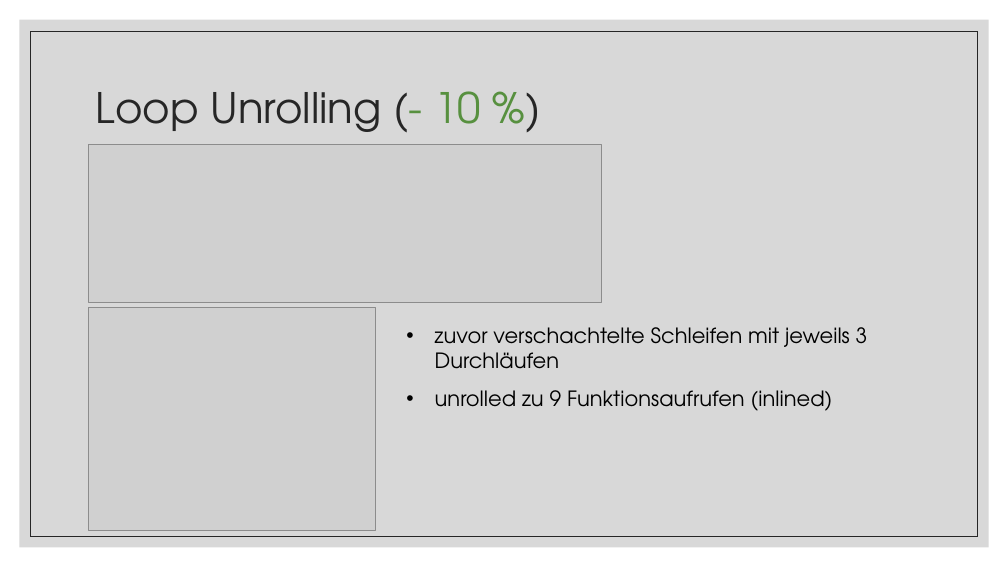
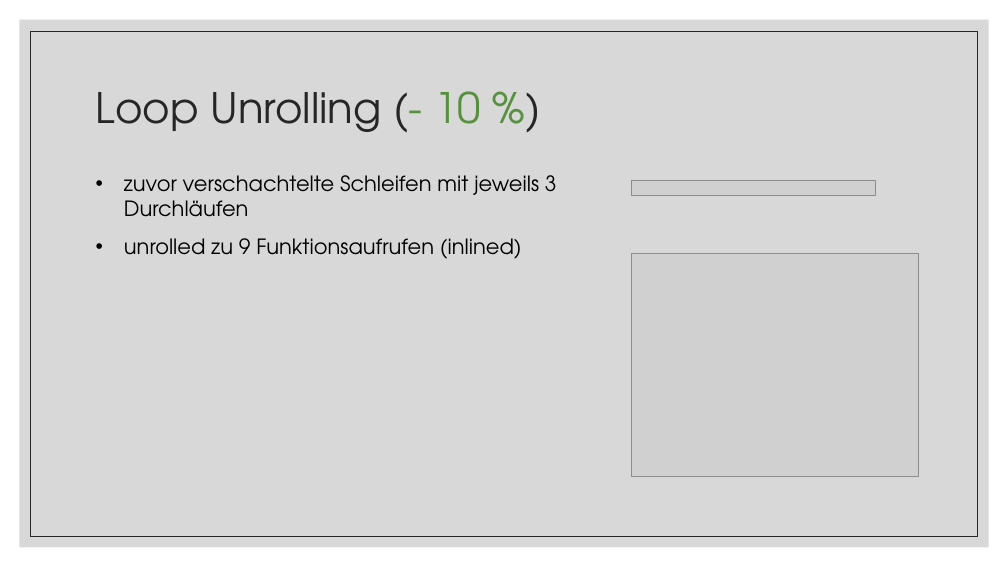
Before and after one commit to tobixdev/TUWien_WS20_EfficientPrograms, a slide deck: slide 15 of Conway’s Game of Life.pptx. Drawn at 1008x567 pixels with LibreOffice and Linux fonts; fonts in the diff are those of the drawing; grey boxes stand for pictures. Boxes give left, top, right and bottom in pixels: in the first picture for what was removed or moved away, otherwise in the second. Text is boxed around its words. In the diff, an @@ line names an element or a change of style, - is before the commit and + after.

```diff
--- a/Conway’s Game of Life.pptx
+++ b/Conway’s Game of Life.pptx
@@ text "zuvor verschachtelte Schleifen mit jeweils ...": place and size @@
-text "zuvor verschachtelte Schleifen mit jeweils ..." at (435, 327, 868, 411)
+text "zuvor verschachtelte Schleifen mit jeweils ..." at (124, 175, 557, 259)
@@ picture: place and size @@
-picture at (88, 144, 601, 302)
+picture at (631, 180, 876, 195)
@@ picture: place and size @@
-picture at (88, 307, 376, 531)
+picture at (631, 253, 919, 477)
```
Also in this commit, not shown: 13 other slides changed.
